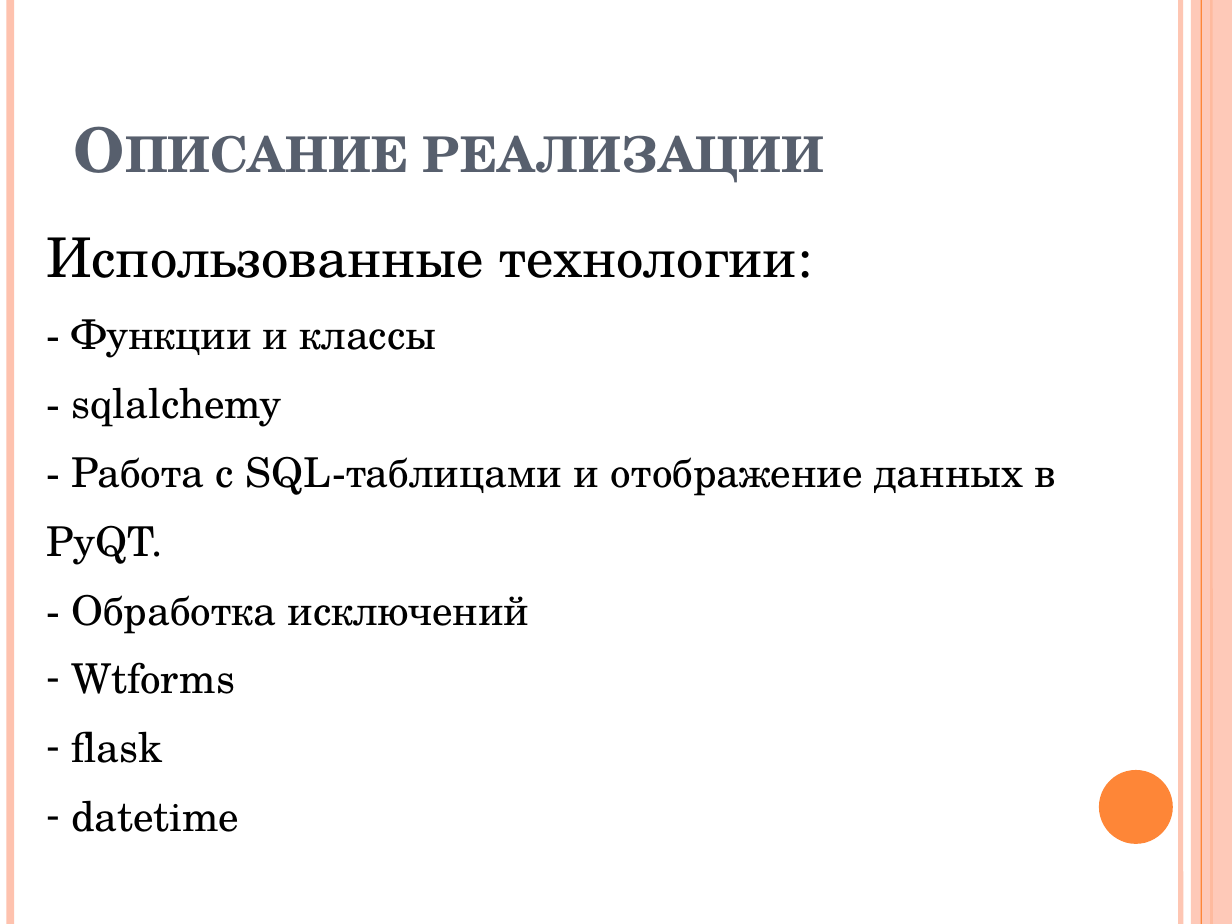
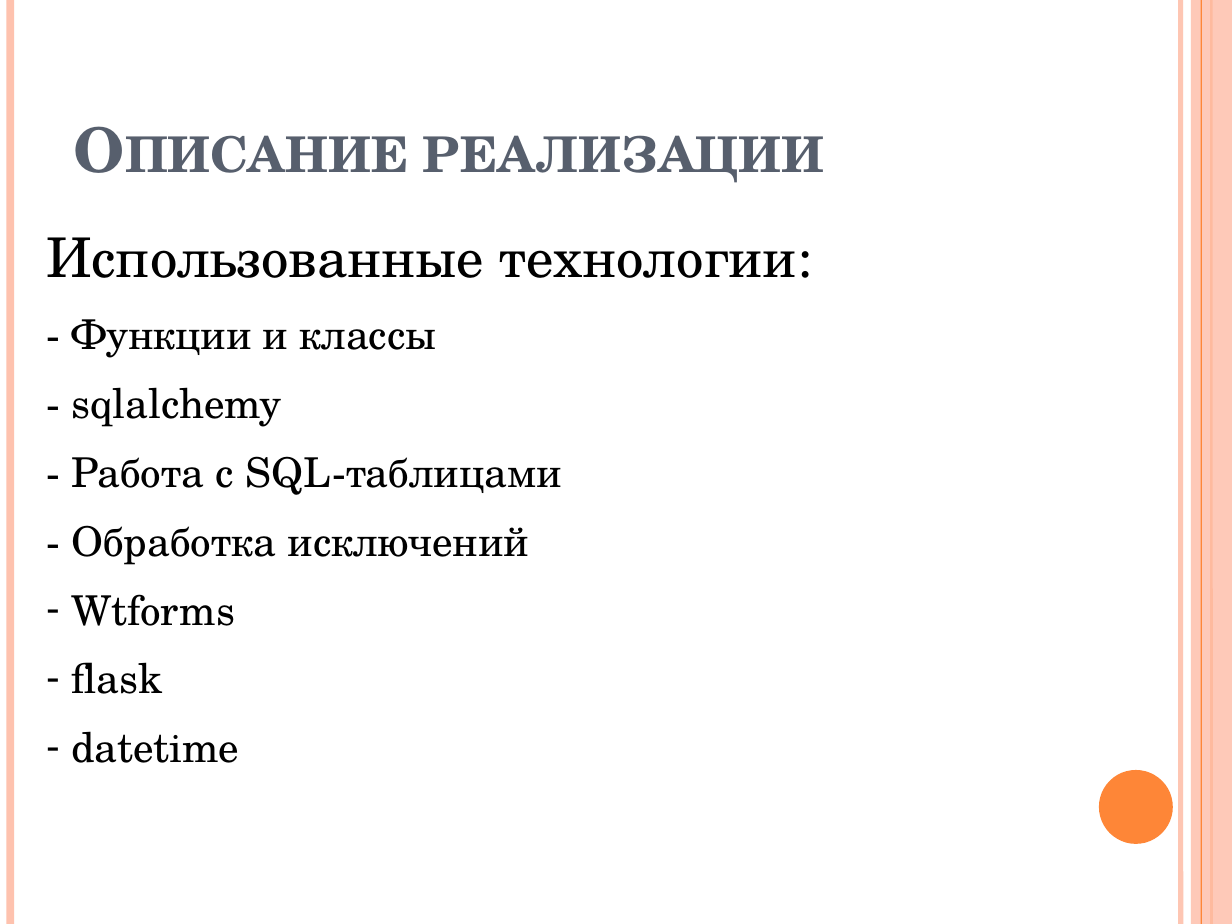
Before and after one commit to artemnaplavkov/shop, a slide deck: slide 3 of Prezentatsia.pptx. Drawn at 1232x924 pixels with LibreOffice and Linux fonts; fonts in the diff are those of the drawing. Boxes give left, top, right and bottom in pixels: in the first picture for what was removed or moved away, otherwise in the second. Text is boxed around its words. In the diff, an @@ line names an element or a change of style, - is before the commit and + after.

```diff
--- a/Prezentatsia.pptx
+++ b/Prezentatsia.pptx
@@ text at (71,456,562,495): text changed @@
-- Работа с SQL-таблицами и отображение данных в PyQT.
+- Работа с SQL-таблицами
```
